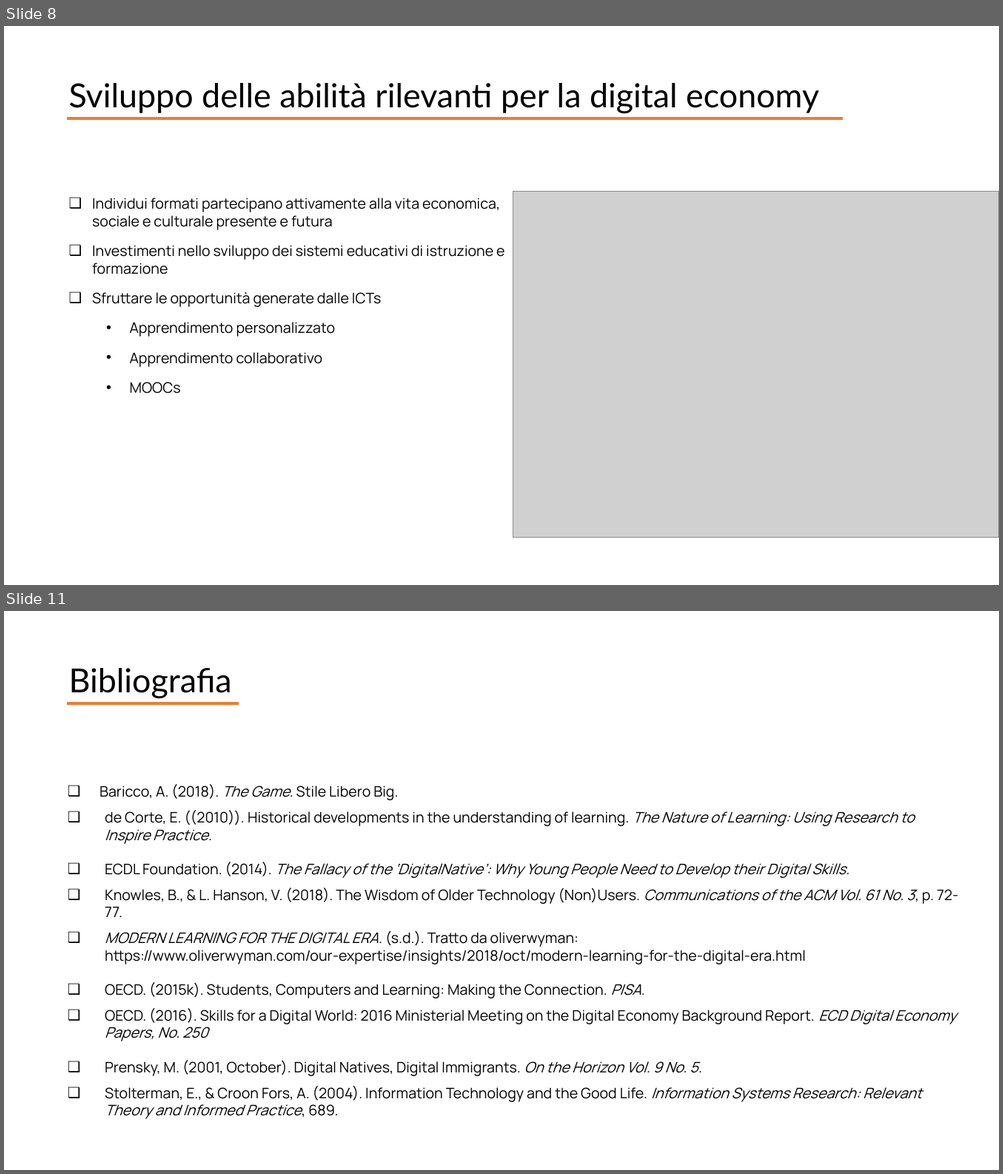
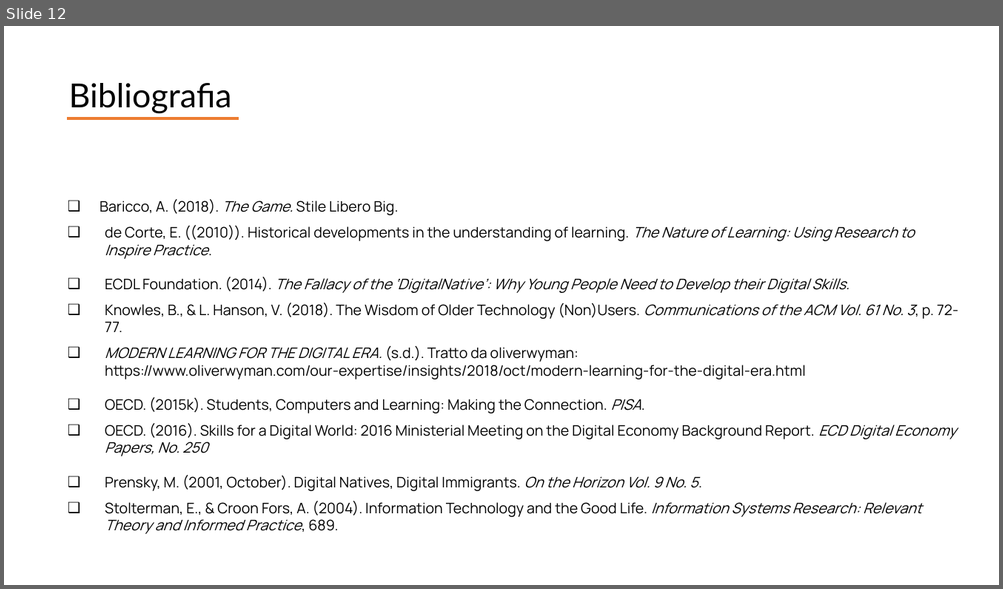
Before and after one commit to giocoal/air-quality-milano-interactive-data-visualization-tableau, a slide deck: Report/Report_progetto_Carbone_Cavallaro_Marconzini_Scuri.pptx. Shown one above the other, each under a label of ours: slides 8 and 11 before the commit, slide 12 after it; the slides between them are not shown. The pictures are 1003x1174 and 1003x589 pixels, drawn with LibreOffice and Linux fonts; fonts in the diff are those of the drawing; grey boxes stand for pictures. Boxes give left, top, right and bottom in pixels: in the first picture for what was removed or moved away, otherwise in the second. Text is boxed around its words. In the diff, an @@ line names an element or a change of style, - is before the commit and + after.

```diff
--- a/Report/Report_progetto_Carbone_Cavallaro_Marconzini_Scuri.pptx
+++ b/Report/Report_progetto_Carbone_Cavallaro_Marconzini_Scuri.pptx
@@ slide 8 removed at box(4, 26, 999, 585), background #FFFFFF @@
@@ text removed at box(69, 83, 819, 114) @@
-Sviluppo delle abilità rilevanti per la digital economy
@@ line removed from (68, 118) to (842, 118) @@
@@ text removed at box(92, 198, 504, 394) @@
-❑ Individui formati partecipano attivamente alla vita economica, sociale e culturale presente e futura
-❑ Investimenti nello sviluppo dei sistemi educativi di istruzione e formazione
-❑ Sfruttare le opportunità generate dalle ICTs
-  • Apprendimento personalizzato
-  • Apprendimento collaborativo
-  • MOOCs
@@ picture removed at box(513, 191, 999, 538) @@
@@ what was slide 11 is now slide 12 @@
```
Also in this commit, not shown: 3 slides changed, 8 slides added, 6 other slides removed, 8 other files.
